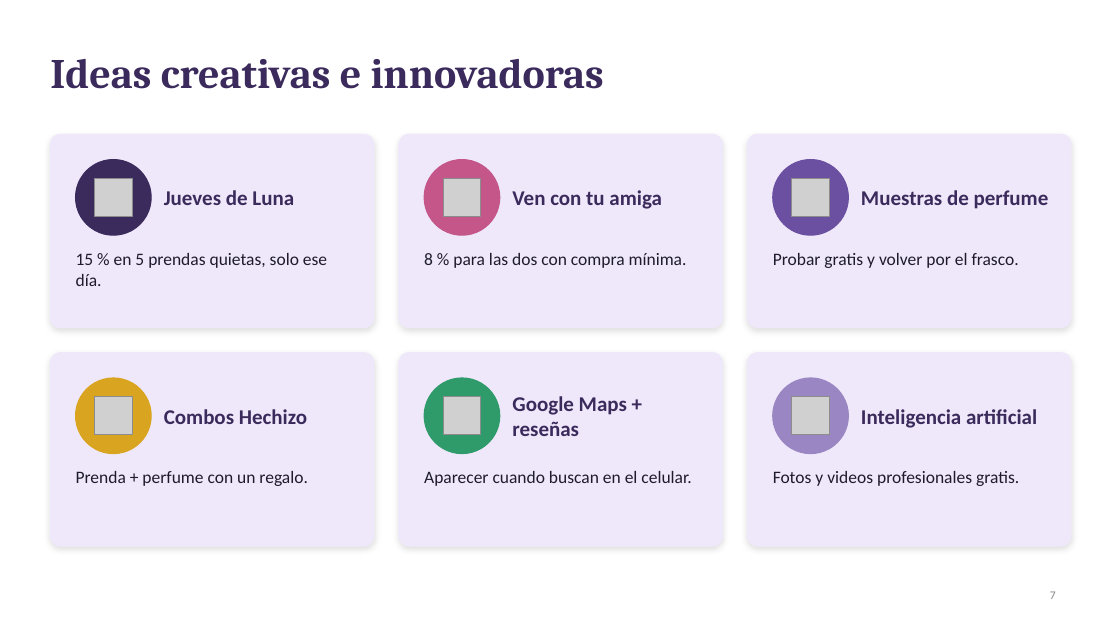
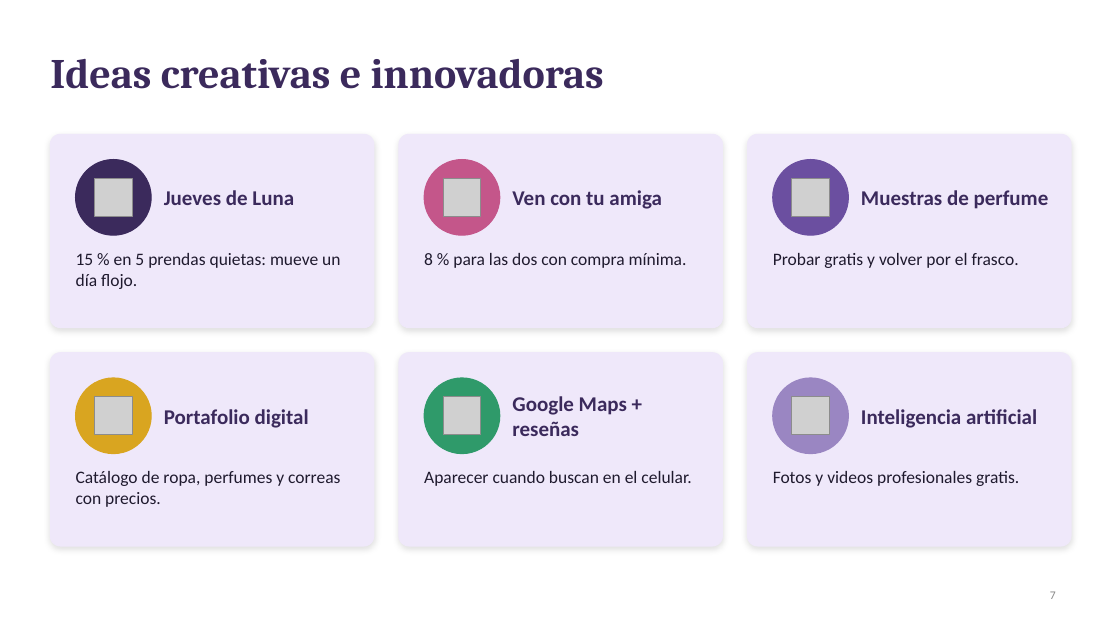
Before and after one commit to nayraclaud-glitch/Trabjo-De-eEstudio, a slide deck: slide 7 of Actividad Alva instructora Luna de Cristal/4_Paso4_Visual_Thinking.pptx. Drawn at 1120x630 pixels with LibreOffice and Linux fonts; fonts in the diff are those of the drawing; grey boxes stand for pictures. Boxes give left, top, right and bottom in pixels: in the first picture for what was removed or moved away, otherwise in the second. Text is boxed around its words. In the diff, an @@ line names an element or a change of style, - is before the commit and + after.

```diff
--- a/Actividad Alva instructora Luna de Cristal/4_Paso4_Visual_Thinking.pptx
+++ b/Actividad Alva instructora Luna de Cristal/4_Paso4_Visual_Thinking.pptx
@@ text at <box>76,253,340,289</box>: text changed @@
-15 % en 5 prendas quietas, solo ese día.
+15 % en 5 prendas quietas: mueve un día flojo.
@@ text at <box>164,409,309,428</box>: text changed @@
-Combos Hechizo
+Portafolio digital
@@ text at <box>76,471,340,507</box>: text changed @@
-Prenda + perfume con un regalo.
+Catálogo de ropa, perfumes y correas con precios.
```
Also in this commit, not shown: 5 other slides changed, 1 slide added, 1 slide removed, 3 other files.
